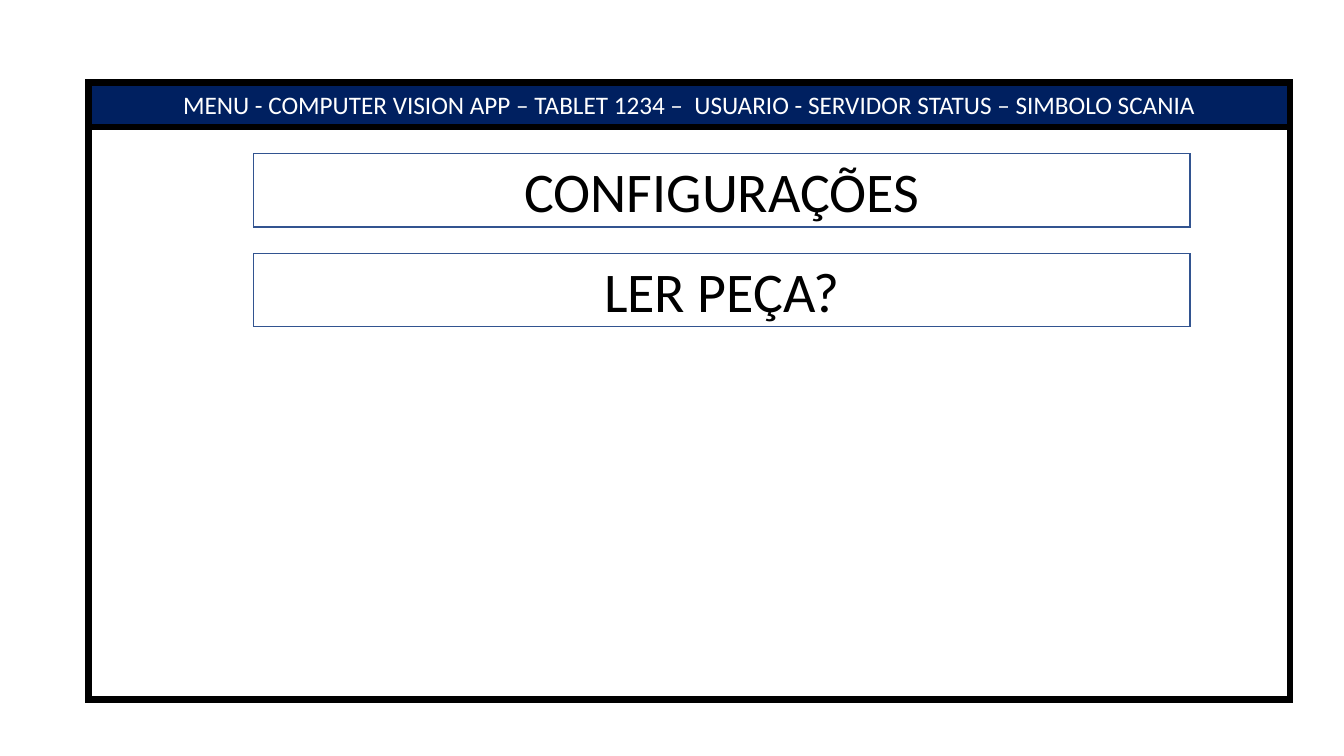
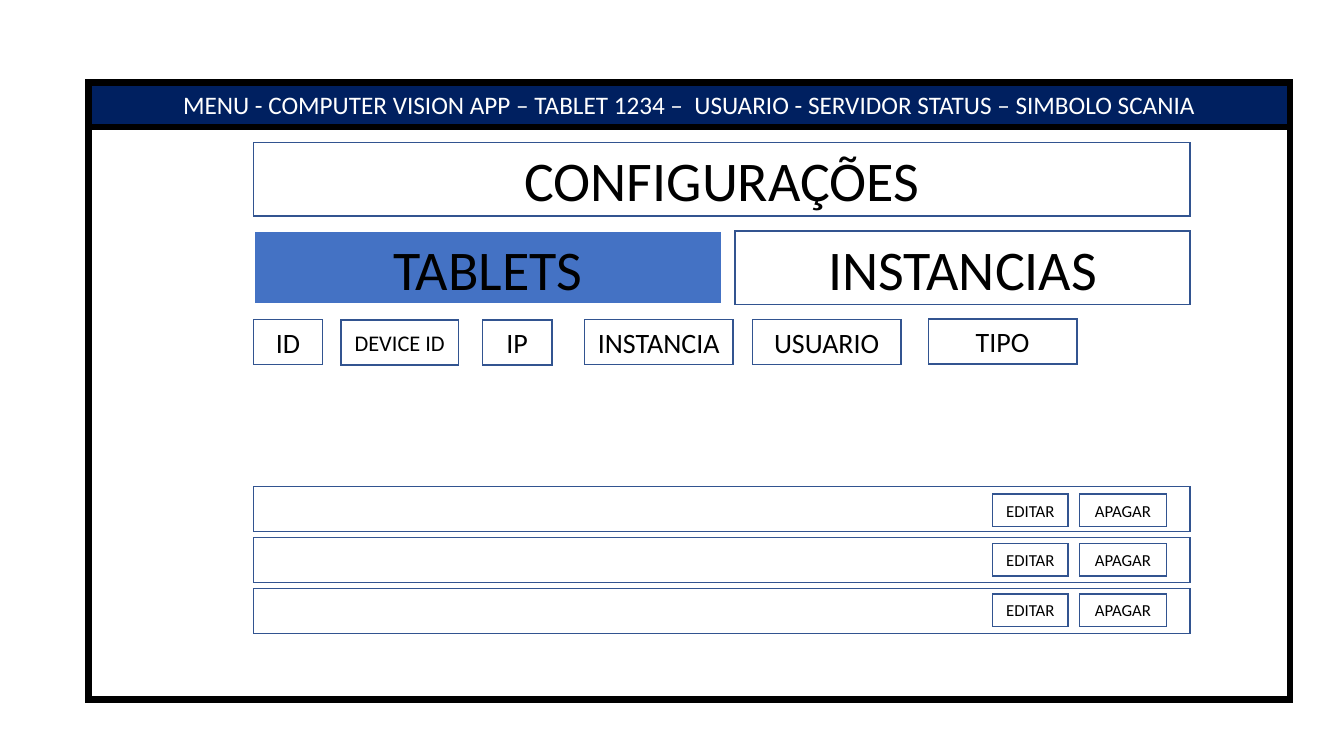
Before and after one commit to hugueds/computer-vision-api, a slide deck: slide 7 of documents/screens.pptx. Drawn at 1344x756 pixels with LibreOffice and Linux fonts; fonts in the diff are those of the drawing. Boxes give left, top, right and bottom in pixels: in the first picture for what was removed or moved away, otherwise in the second. Text is boxed around its words. In the diff, an @@ line names an element or a change of style, - is before the commit and + after.

```diff
--- a/documents/screens.pptx
+++ b/documents/screens.pptx
@@ rectangle "CONFIGURAÇÕES" moved from (x1=254, y1=154, x2=1191, y2=228) to (x1=254, y1=142, x2=1191, y2=216) @@
@@ rectangle "TABLETS" resized from (x1=254, y1=254, x2=1191, y2=328) to (x1=254, y1=231, x2=723, y2=304) @@
@@ rectangle "TABLETS" at (x1=254, y1=231, x2=723, y2=304): fill none to #4472C4; outline #325491 1 pt to #FFFFFF 1.5 pt @@
@@ rectangle added at (x1=735, y1=231, x2=1191, y2=304), outline #325491 1 pt, 40 pt, text #000000 @@
+INSTANCIAS
@@ text in rectangle at (x1=393, y1=253, x2=582, y2=291): text changed @@
-LER PEÇA?
+TABLETS
@@ rectangle added at (x1=254, y1=320, x2=324, y2=364), outline #325491 1 pt, 20 pt, text #000000 @@
+ID
@@ rectangle added at (x1=341, y1=321, x2=459, y2=365), outline #325491 1 pt, 16 pt, text #000000 @@
+DEVICE ID
@@ rectangle added at (x1=483, y1=321, x2=553, y2=365), outline #325491 1 pt, 20 pt, text #000000 @@
+IP
@@ rectangle added at (x1=585, y1=320, x2=733, y2=364), outline #325491 1 pt, 20 pt, text #000000 @@
+INSTANCIA
@@ rectangle added at (x1=752, y1=320, x2=900, y2=364), outline #325491 1 pt, 20 pt, text #000000 @@
+USUARIO
@@ rectangle added at (x1=929, y1=320, x2=1077, y2=364), outline #325491 1 pt, 20 pt, text #000000 @@
+TIPO
@@ rectangle added at (x1=253, y1=487, x2=1190, y2=531), outline #325491 1 pt @@
@@ rectangle added at (x1=993, y1=494, x2=1069, y2=526), outline #325491 1 pt, 12 pt, text #000000 @@
+EDITAR
@@ rectangle added at (x1=1080, y1=494, x2=1167, y2=526), outline #325491 1 pt, 12 pt, text #000000 @@
+APAGAR
@@ rectangle added at (x1=253, y1=537, x2=1190, y2=582), outline #325491 1 pt @@
@@ rectangle added at (x1=993, y1=543, x2=1069, y2=576), outline #325491 1 pt, 12 pt, text #000000 @@
+EDITAR
@@ rectangle added at (x1=1080, y1=543, x2=1167, y2=576), outline #325491 1 pt, 12 pt, text #000000 @@
+APAGAR
@@ rectangle added at (x1=253, y1=589, x2=1190, y2=633), outline #325491 1 pt @@
@@ rectangle added at (x1=993, y1=594, x2=1069, y2=626), outline #325491 1 pt, 12 pt, text #000000 @@
+EDITAR
@@ rectangle added at (x1=1080, y1=594, x2=1167, y2=626), outline #325491 1 pt, 12 pt, text #000000 @@
+APAGAR
```
Also in this commit, not shown: 1 slide added, 6 other files.
